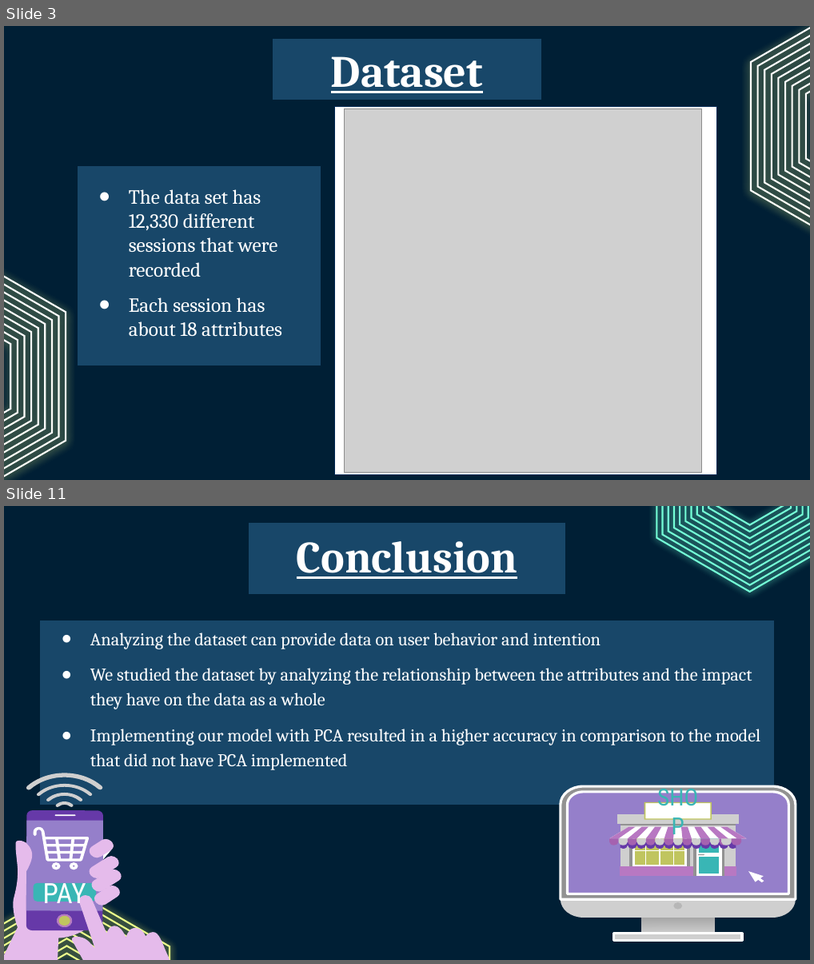
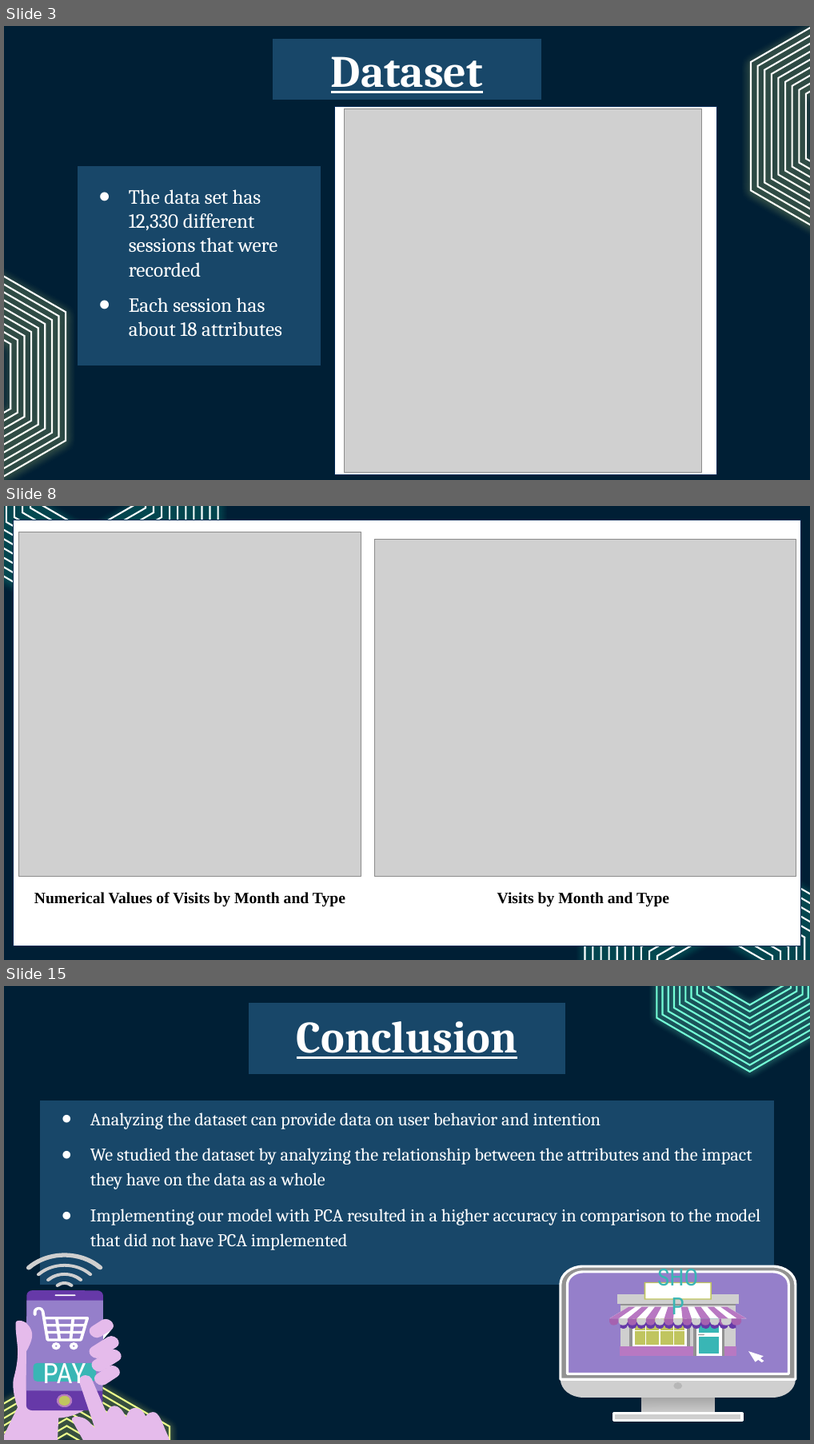
Before and after one commit to isaac-co/online-shopper-intention, a slide deck: CECS456_Group3_Online_Shoppers_Intention.pptx. Shown one above the other, each under a label of ours: slides 3 and 11 before the commit, slides 3, 8 and 15 after it; the slides between them are not shown. The pictures are 814x964 and 814x1444 pixels, drawn with LibreOffice and Linux fonts; fonts in the diff are those of the drawing; grey boxes stand for pictures. Boxes give left, top, right and bottom in pixels: in the first picture for what was removed or moved away, otherwise in the second. Text is boxed around its words. In the diff, an @@ line names an element or a change of style, - is before the commit and + after.

```diff
--- a/CECS456_Group3_Online_Shoppers_Intention.pptx
+++ b/CECS456_Group3_Online_Shoppers_Intention.pptx
@@ slide 8 added at [4,506,810,960], background #001F35 @@
@@ rectangle added at [13,520,801,945], fill #FFFFFF, outline #012853 0.75 pt @@
@@ group added at [4,506,218,624]: 11 freeform shapes @@
@@ picture added at [18,532,362,876] @@
@@ picture added at [375,539,796,876] @@
@@ text added at [34,892,346,907], 14 pt, text #000000, bold @@
+Numerical Values of Visits by Month and Type
@@ text added at [498,892,670,907], 14 pt, text #000000, bold @@
+Visits by Month and Type
@@ group added at [586,838,810,960]: 11 freeform shapes @@
@@ what was slide 11 is now slide 15 @@
```
Also in this commit, not shown: 6 slides changed, 4 other slides added, 1 slide removed, 1 other file.
